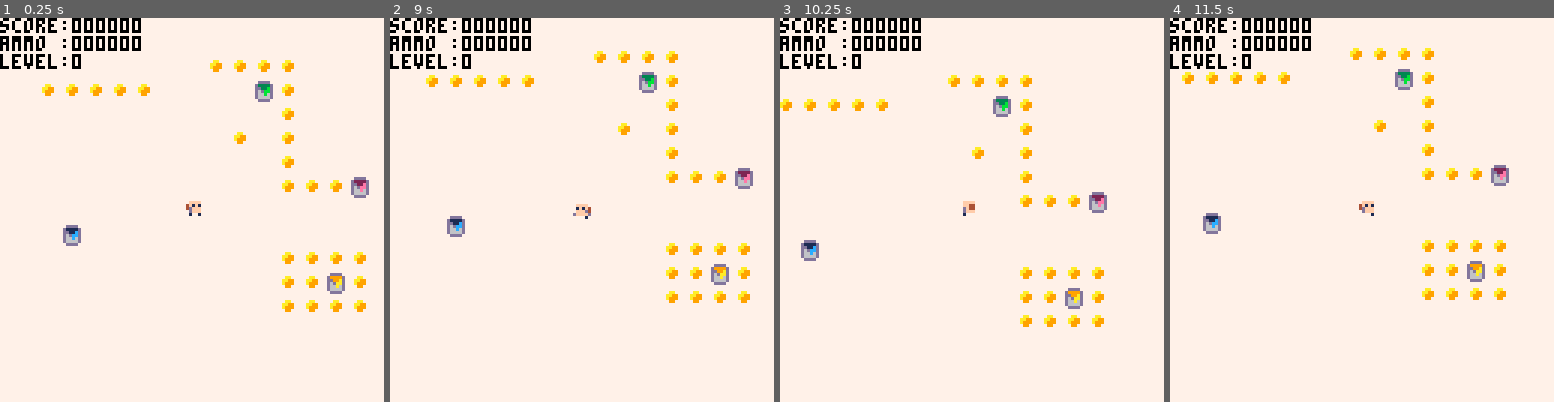
Above: before the commit, frames 1-4 (left to right).
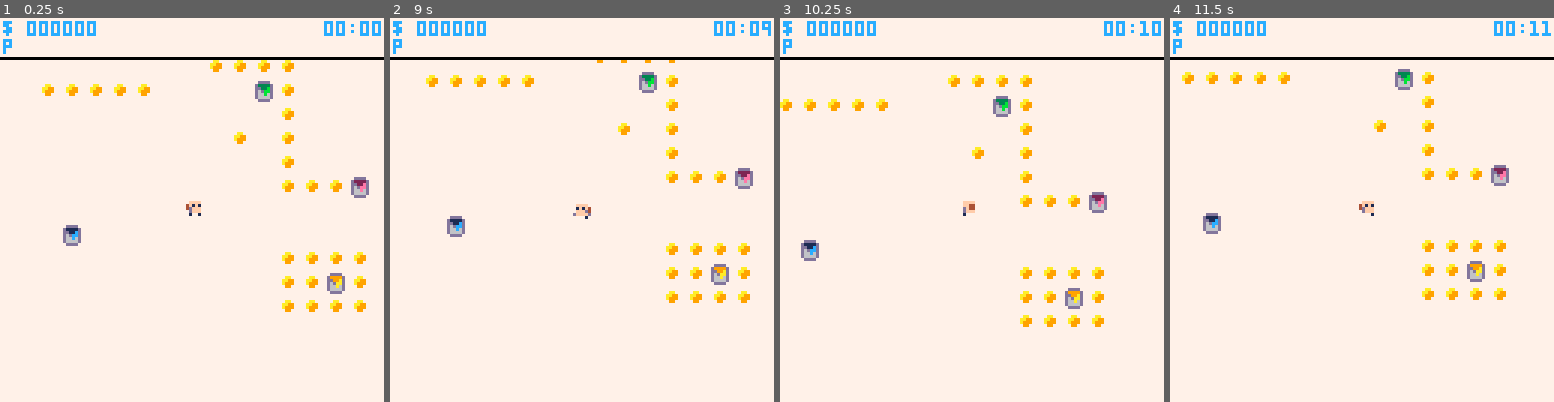
Above: after the commit, the same moments.

Repository: Beetrootmonkey/LudumDare45
Game: PICO-8 cartridge ld45.p8
Two runs of this game, one before a commit and one after it. Both use one fixed random seed, a clock stepped at 60 frames per second and the inputs below.
Inputs:
- Up to frame 1 (0.25 s): no input
- Up to frame 2 (9 s): tap X (X key) at 0.33, 1.07, 1.85, 2.97, 4.08, 5.2, 6.32, 7.43, 8.55 s; tap O (Z key) at 0.7, 1.7, 2.1, 2.5, 2.9, 3.3, 3.7, 4.1, 4.5, 4.9, 5.3, 5.7, 6.1, 6.5, 6.9, 7.3, 7.7, 8.1, 8.5, 8.9 s; hold Right 1.6-2.1 s; hold Up 2.15-2.42 s; hold Right 2.47-3.03 s; hold Left 3.08-3.58 s; hold Down 3.63-3.97 s; hold Right 4.02-4.68 s; hold Up 4.73-5.03 s; hold Left 5.08-5.68 s; hold Down 5.73-6.03 s; hold Right 6.08-6.58 s; hold Right 6.63-7.13 s; hold Up 7.18-7.45 s; hold Right 7.5-8.07 s; hold Left 8.12-8.62 s; hold Down from 8.67 s (still down)
- Up to frame 3 (10.25 s): release Down at 9 s; hold Right 9.05-9.72 s; tap O (Z key) at 9.3, 9.7, 10.1 s; tap X (X key) at 9.67 s; hold Up 9.77-10.07 s; hold Left from 10.12 s (still down)
- Up to frame 4 (11.5 s): tap O (Z key) at 10.5, 10.9, 11.3 s; release Left at 10.72 s; hold Down 10.77-11.07 s; tap X (X key) at 10.78 s; hold Right from 11.12 s (still down)

The runs differ from the first frame. In frame 1, 3.3% of the frame differs, in the area x 0-100%, y 0-14%; in frame 2, 3.4%; in frame 3, 3.2%; in frame 4, 3.4%.

Commit message:
Update ld45.p8

Diff:
--- a/ld45.p8
+++ b/ld45.p8
@@ -211,6 +211,18 @@
   level=0,
   score=0
  }
+end
+
+function getColorByLevel(level)
+ local color = blue
+ if level == 1 then
+  color = green
+ elseif level == 2 then
+  color = red
+ elseif level == 3 then
+  color = yellow
+ end
+ return color
 end
 
 function createProjectile(x, y, dir, level)
@@ -278,14 +290,7 @@
     end
  end
  projectile.draw=function(self)
-  local color = blue
-  if self.level == 1 then
-   color = green
-  elseif self.level == 2 then
-   color = red
-  elseif self.level == 3 then
-   color = yellow
-  end
+  local color = getColorByLevel(self.level)
   rectfill(self.x - 1, self.y - 1, self.x + 1, self.y + 1, color)
   -- for i=1,#self.collisionBox do
   --  local coord = self.collisionBox[i]
@@ -371,12 +376,12 @@
  p = createPlayer(spawn.x * 8 + 4, spawn.y * 8 + 4)
 end
 
-function padStart(text, length)
+function padStart(text, length, char)
   local diff = length - #tostr(text)
   if diff <= 0 then return text end
   local s = ""
   for i = 1, diff do
-    s = s .. 0
+    s = s .. (char or 0)
   end
   s = s .. text
   return s
@@ -416,6 +421,13 @@
   end
 end
 
+function getTimeAsString()
+ local secs = flr(t())
+ local mins = flr(secs / 60)
+ secs -= mins * 60
+ return padStart(mins, 2) .. ":" .. padStart(secs, 2)
+end
+
 function _draw()
  cls()
  map(0,0,0,0,mapH,mapW)
@@ -436,17 +448,22 @@
  end
 end
 
---map(16,0,0,0,mapH,mapW)
-
  p:draw()
  for i=1,#projectiles do
   local projectile = projectiles[i]
    if (projectile ~= 0) then projectile:draw() end
  end
 
- print("score:" .. padStart(p.score, 6), cameraX, cameraY, black)
- print("ammo :" .. padStart(p.ammo, 6), cameraX, cameraY + 6, black)
- print("level:" .. p.level, cameraX, cameraY + 12, black)
+ rectfill(cameraX, cameraY, cameraX + 127, cameraY + 12, white)
+  rectfill(cameraX, cameraY + 13, cameraX + 127, cameraY + 13, black)
+
+ print("$ " .. padStart(p.score, 6), cameraX + 1, cameraY + 1, getColorByLevel(p.level))
+ -- print(padStart("", p.ammo, "|"), cameraX + 1, cameraY + 7, getColorByLevel(p.level))
+ print("p", cameraX + 1, cameraY + 7, getColorByLevel(p.level))
+ for i=1,p.ammo do
+  line(cameraX + 8 + i, cameraY + 7, cameraX + 8 + i, cameraY + 11)
+ end
+ print(getTimeAsString(), cameraX + 108, cameraY + 1, getColorByLevel(p.level))
 end
 
 
@@ -532,7 +549,7 @@
 500000000000000000006a020233025000000000000000000000000000000000000000000000000000000000000000000000000000000000000000000000000000000000000000000000000000000000000000000000000000000000000000000000000000000000000000000000000000000000000000000000000000000000
 507900007a007900000050020202026900000000000000000000000000000000000000000000000000000000000000000000000000000000000000000000000000000000000000000000000000000000000000000000000000000000000000000000000000000000000000000000000000000000000000000000000000000000
 5050790000000000000050005069696900000000000000000000000000000000000000000000000000000000000000000000000000000000000000000000000000000000000000000000000000000000000000000000000000000000000000000000000000000000000000000000000000000000000000000000000000000000
-5050505078000000000000685050505000000000000000000000000000000000000000000000000000000000000000000000000000000000000000000000000000000000000000000000000000000000000000000000000000000000000000000000000000000000000000000000000000000000000000000000000000000000
+5050505078000000000000585050505000000000000000000000000000000000000000000000000000000000000000000000000000000000000000000000000000000000000000000000000000000000000000000000000000000000000000000000000000000000000000000000000000000000000000000000000000000000
 5050505050505000000050505050505000000000000000000000000000000000000000000000000000000000000000000000000000000000000000000000000000000000000000000000000000000000000000000000000000000000000000000000000000000000000000000000000000000000000000000000000000000000
 50505050507079797a7979705050505000000000000000000000000000000000000000000000000000000000000000000000000000000000000000000000000000000000000000000000000000000000000000000000000000000000000000000000000000000000000000000000000000000000000000000000000000000000
 
